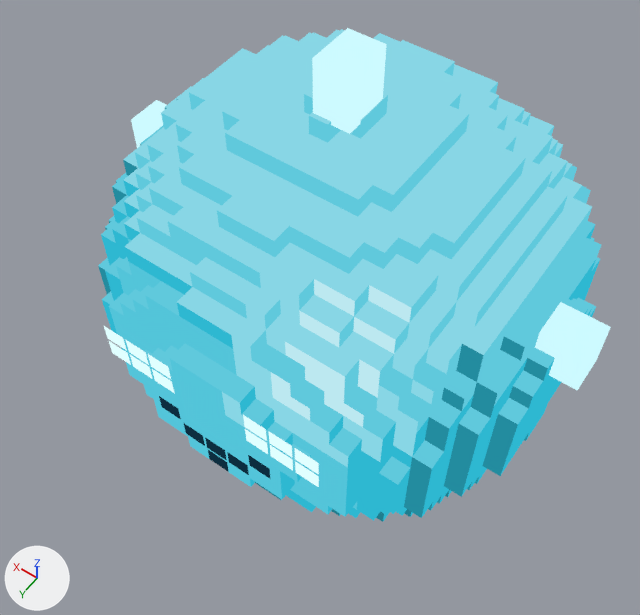
The glTF model assets/models/creatures/slime_hydro/slime_hydro.glb, before and after one commit.
Rendered twice from a 50 mm lens placed at (-0.834, 1.3, 2.237), pointed at (-0.024, 0.166, 0.455). The lights are fixed; the arrows at lower left show +X, +Y and +Z. The first picture is the older version. Where no turn or scale is listed for an object, it has been applied to the vertices.

Names of what the first picture shows: 'ElementDetails', 'FaceExpression', 'Shell'.
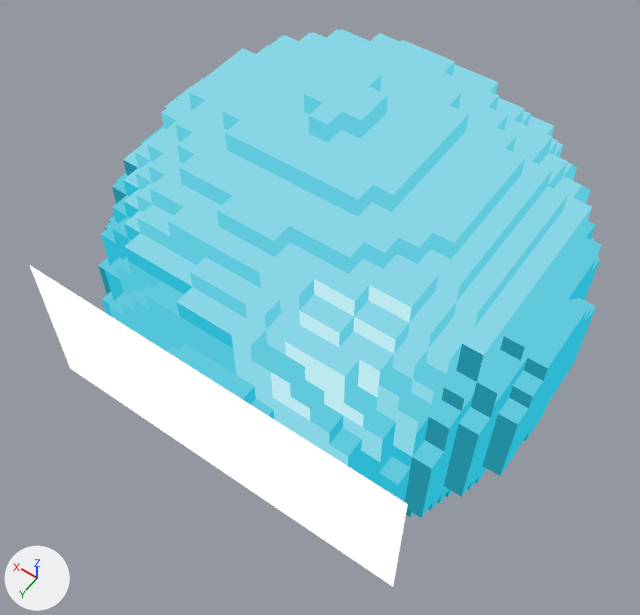
Boxes (x1, y1, x2, y2) around the edits, measured in the pictures (640 x 615 px):
'Face', added
    after: (30, 265, 408, 587)
'ElementDetails', deleted
    before: (131, 28, 611, 390)
'FaceExpression', deleted
    before: (103, 325, 319, 487)
    faces in mat_facelight: (103, 325, 319, 487)
    faces in mat_facedark: (159, 396, 270, 479)

Patch to the scene script:
```diff
--- a/assets/models/creatures/slime_hydro/slime_hydro.glb.py
+++ b/assets/models/creatures/slime_hydro/slime_hydro.glb.py
@@ mat_slimeface @@
+mat_slimeface = bpy.data.materials.new('SlimeFace')
+# nodes: BsdfTransparent, Emission, LightPath, MixShader, OutputMaterial, VertexColor
@@ me_slime_hydro_face_1 @@
+me_slime_hydro_face_1.from_pydata(...)  # 4 vertices, 2 faces; spans x -0.529..0.529, y 0.579, z -0.299..0.14
+me_slime_hydro_face_1.materials.append(mat_slimeface)
@@ ob_faceexpression @@
-ob_faceexpression = bpy.data.objects.new('FaceExpression', me_slime_hydro_face)
-ob_faceexpression.location = (0.0, 0.0, 0.499)
@@ ob_elementdetails @@
-ob_elementdetails = bpy.data.objects.new('ElementDetails', me_slime_hydro_accessories)
-ob_elementdetails.location = (0.0, 0.0, 0.499)
@@ ob_face @@
+ob_face = bpy.data.objects.new('Face', me_slime_hydro_face_1)
+ob_face.location = (0.0, 0.0, 0.499)
```
